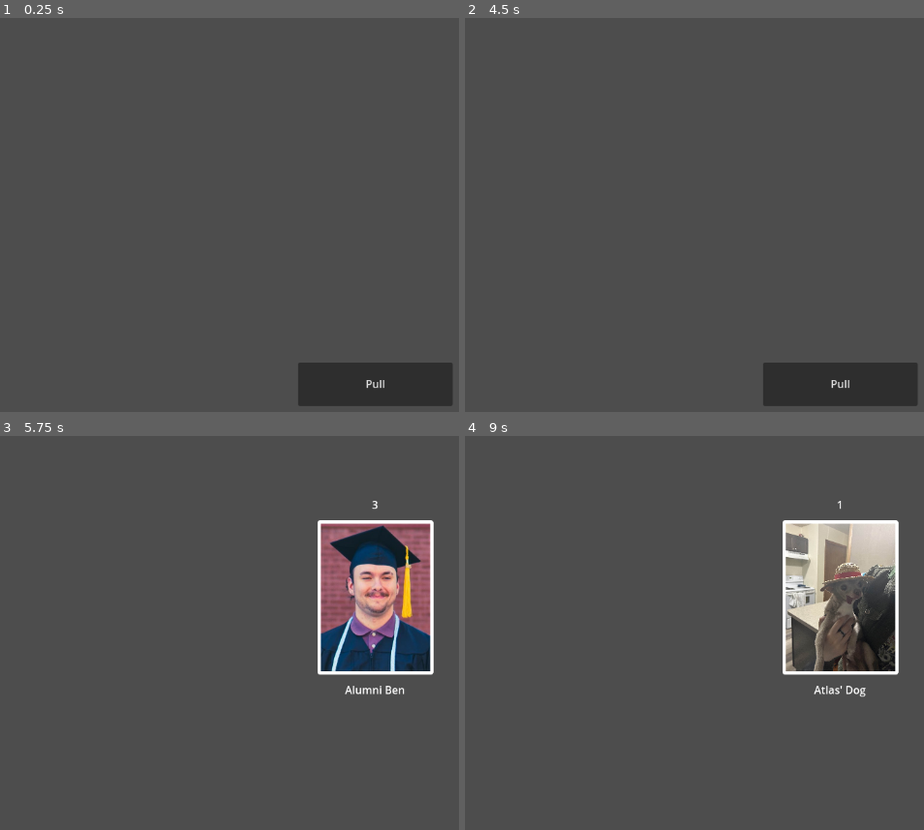
Above: before the commit, frames 1-4 (two rows, left to right).
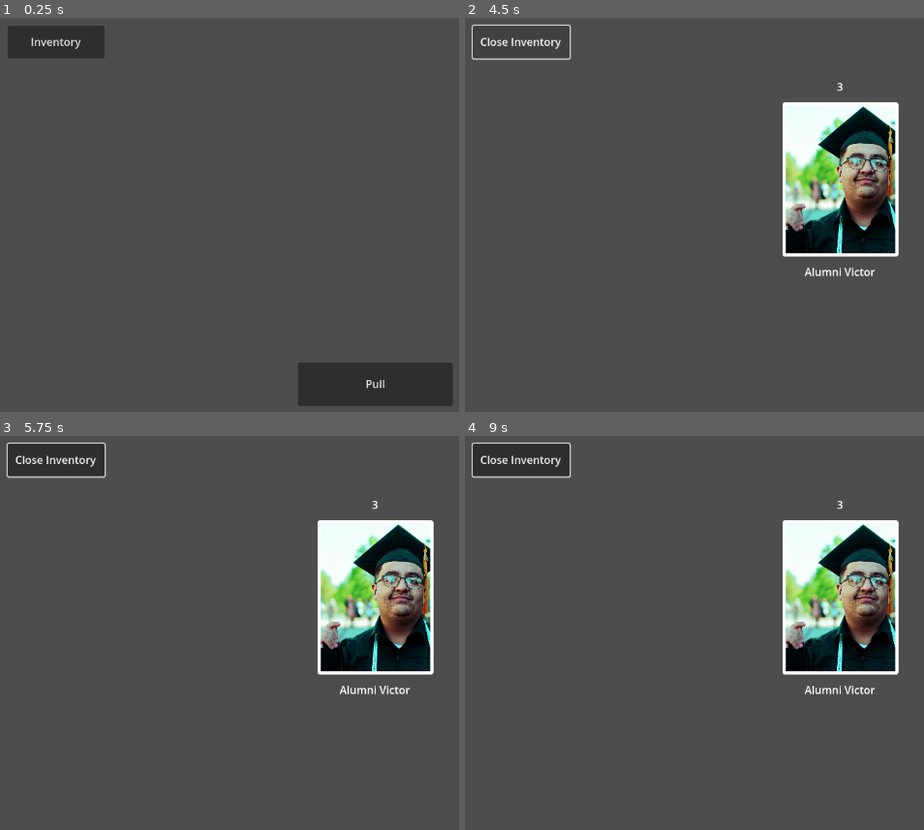
Above: after the commit, the same moments.

Repository: austinwedeking/MondragonDimensions
Game: Godot game, scene res://Scenes/game_scene.tscn
Same seed, same stepped clock (60 frames per second), same inputs: the game is played once before the commit and once after it. The project has no main scene, so this scene is started directly.
Inputs (mouse positions are in pixels of both pictures, inside the frame that each line leads up to):
- Up to frame 1 (0.25 s): no input
- Up to frame 2 (4.5 s): click "Pull" at 0.5 s; tap Enter at 1.25, 2.75 s; tap Space at 2, 3.5 s; click (520, 41) at 4.25 s, where only the run after the commit has a clickable "Inventory"
- Up to frame 3 (5.75 s): click (376, 802) at 5 s, where only the run before the commit has a clickable "Pull"
- Up to frame 4 (9 s): click (841, 802) at 8.75 s, where only the run before the commit has a clickable "Pull"

The runs differ from the first frame. In frame 1, 1.7% of the frame differs, in the area x 1-23%, y 1-11%; in frame 2, 14%, in the area x 1-99%, y 1-99%; in frame 3, 11%; in frame 4, 10%.

Commit message:
started on an inventory to view pulled cards, needs a grid view still

Diff:
--- a/palsgacha/Scenes/card.tscn
+++ b/palsgacha/Scenes/card.tscn
@@ -14,7 +14,7 @@
 corner_radius_bottom_right = 3
 corner_radius_bottom_left = 3
 
-[node name="Card" type="Control"]
+[node name="Card" type="Control" node_paths=PackedStringArray("image", "rarity", "card_name")]
 layout_mode = 3
 anchor_left = 0.425
 anchor_top = 0.2
@@ -23,6 +23,9 @@
 grow_horizontal = 0
 grow_vertical = 0
 script = ExtResource("1_1hca8")
+image = NodePath("PanelContainer/CardTexture")
+rarity = NodePath("RarityLabel")
+card_name = NodePath("NameLabel")
 
 [node name="PanelContainer" type="PanelContainer" parent="."]
 layout_mode = 1
@@ -34,12 +37,10 @@
 theme_override_styles/panel = SubResource("StyleBoxFlat_r5bvv")
 
 [node name="CardTexture" type="TextureRect" parent="PanelContainer"]
-unique_name_in_owner = true
 layout_mode = 2
 expand_mode = 1
 
 [node name="RarityLabel" type="Label" parent="."]
-unique_name_in_owner = true
 layout_mode = 1
 anchors_preset = -1
 anchor_left = 0.25
@@ -51,7 +52,6 @@
 vertical_alignment = 1
 
 [node name="NameLabel" type="Label" parent="."]
-unique_name_in_owner = true
 layout_mode = 1
 anchors_preset = -1
 anchor_top = 1.0
--- a/palsgacha/Scenes/game_scene.tscn
+++ b/palsgacha/Scenes/game_scene.tscn
@@ -1,7 +1,8 @@
-[gd_scene load_steps=3 format=3 uid="uid://c3y4ubewfqmgn"]
+[gd_scene load_steps=4 format=3 uid="uid://c3y4ubewfqmgn"]
 
 [ext_resource type="Script" uid="uid://dloqbg8hgxm51" path="res://Scripts/game_manager.gd" id="1_m3kro"]
 [ext_resource type="PackedScene" uid="uid://rmtsanocduvy" path="res://Scenes/card.tscn" id="2_nss6w"]
+[ext_resource type="PackedScene" uid="uid://b5wgfkuiwfgpy" path="res://Scenes/inventory.tscn" id="3_6h5vk"]
 
 [node name="GameScene" type="Control"]
 layout_mode = 3
@@ -12,6 +13,10 @@
 grow_vertical = 2
 script = ExtResource("1_m3kro")
 card = ExtResource("2_nss6w")
+
+[node name="Inventory" parent="." instance=ExtResource("3_6h5vk")]
+unique_name_in_owner = true
+layout_mode = 1
 
 [node name="PullButton" type="Button" parent="."]
 unique_name_in_owner = true
--- /dev/null
+++ b/palsgacha/Scenes/inventory.tscn
@@ -0,0 +1,26 @@
+[gd_scene load_steps=2 format=3 uid="uid://b5wgfkuiwfgpy"]
+
+[ext_resource type="Script" uid="uid://8gj8caj2b6lu" path="res://Scripts/inventory.gd" id="1_wdn4f"]
+
+[node name="Inventory" type="Control"]
+layout_mode = 3
+anchors_preset = 15
+anchor_right = 1.0
+anchor_bottom = 1.0
+grow_horizontal = 2
+grow_vertical = 2
+script = ExtResource("1_wdn4f")
+
+[node name="InventoryButton" type="Button" parent="."]
+unique_name_in_owner = true
+layout_mode = 1
+anchors_preset = -1
+anchor_left = 0.025
+anchor_top = 0.025
+anchor_right = 0.15
+anchor_bottom = 0.1
+grow_horizontal = 0
+grow_vertical = 0
+text = "Inventory"
+
+[connection signal="pressed" from="InventoryButton" to="." method="toggle_inventory"]
--- a/palsgacha/Scripts/card.gd
+++ b/palsgacha/Scripts/card.gd
@@ -1,6 +1,5 @@
-extends Control
-class_name Card
+class_name Card extends Control
 
-@onready var image : TextureRect = %CardTexture
-@onready var rarity : Label = %RarityLabel
-@onready var card_name : Label = %NameLabel
+@export var image : TextureRect
+@export var rarity : Label
+@export var card_name : Label
--- a/palsgacha/Scripts/game_manager.gd
+++ b/palsgacha/Scripts/game_manager.gd
@@ -1,16 +1,19 @@
-extends Node
-class_name GameManager
+class_name GameManager extends Node
 
 @export var card : PackedScene
 
 @onready var pull_button : Button = %PullButton
+@onready var inventory : Inventory = %Inventory
 
-var owned_cards : Array[Card]
 var card_inst : Card
 var timer : Timer
 
+func _ready() -> void:
+	inventory.manager = self
+
 func pull() -> void:
 	pull_button.visible = false
+	inventory.inventory_button.visible = false
 	card_inst = card.instantiate()
 
 	var rand_rarity = randi_range(0, Util.all_cards.size() - 1)
@@ -36,9 +39,11 @@
 	if card_inst != null:
 		add_child(card_inst)
 
-	card_inst.image.texture = result_card.values().front()
-	card_inst.card_name.text = str(result_card.keys().front())
-	card_inst.rarity.text = str(rand_rarity + 1)
+		card_inst.image.texture = result_card.values().front()
+		card_inst.card_name.text = str(result_card.keys().front())
+		card_inst.rarity.text = str(rand_rarity + 1)
+
+		inventory.add_to_inventory(card_inst)
 
 	timer = Timer.new()
 	timer.timeout.connect(despawn_card)
@@ -54,3 +59,4 @@
 		timer.queue_free()
 
 	pull_button.visible = true
+	inventory.inventory_button.visible = true
--- /dev/null
+++ b/palsgacha/Scripts/inventory.gd
@@ -0,0 +1,30 @@
+class_name Inventory extends Node
+
+@onready var inventory_button : Button = %InventoryButton
+
+var manager : GameManager
+var owned_cards : Array[Card]
+var open_inv := true
+
+func add_to_inventory(card : Card) -> void:
+	owned_cards.push_back(card.duplicate())
+
+func toggle_inventory() -> void:
+	if open_inv:
+		inventory_button.text = "Close Inventory"
+		manager.pull_button.visible = false
+		open_inv = !open_inv
+		show_cards()
+	else:
+		inventory_button.text = "Inventory"
+		manager.pull_button.visible = true
+		open_inv = !open_inv
+		hide_cards()
+
+func show_cards() -> void:
+	for c in owned_cards:
+		get_tree().root.add_child(c)
+
+func hide_cards() -> void:
+	for c in owned_cards:
+		get_tree().root.remove_child(c)
Not shown, added: palsgacha/Scripts/inventory.gd.uid
